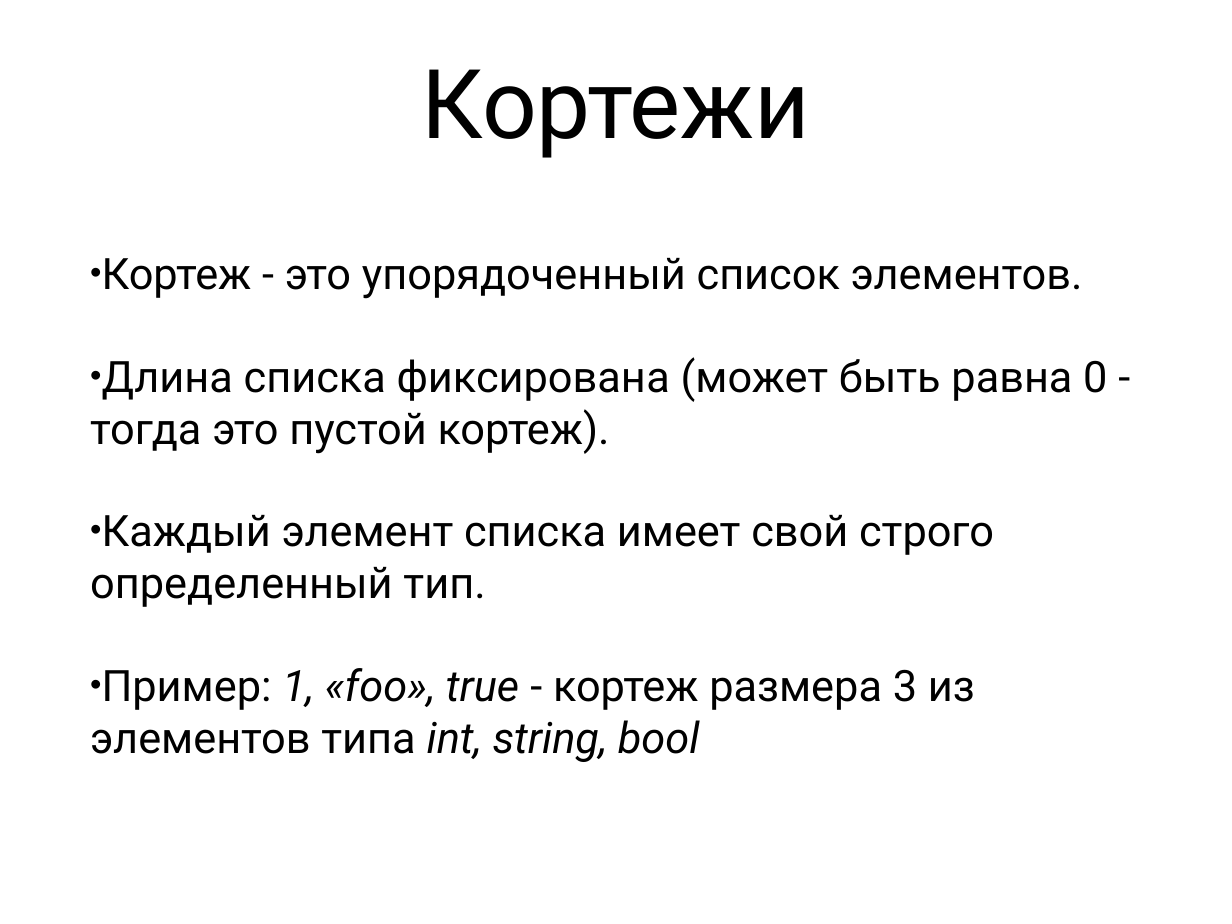
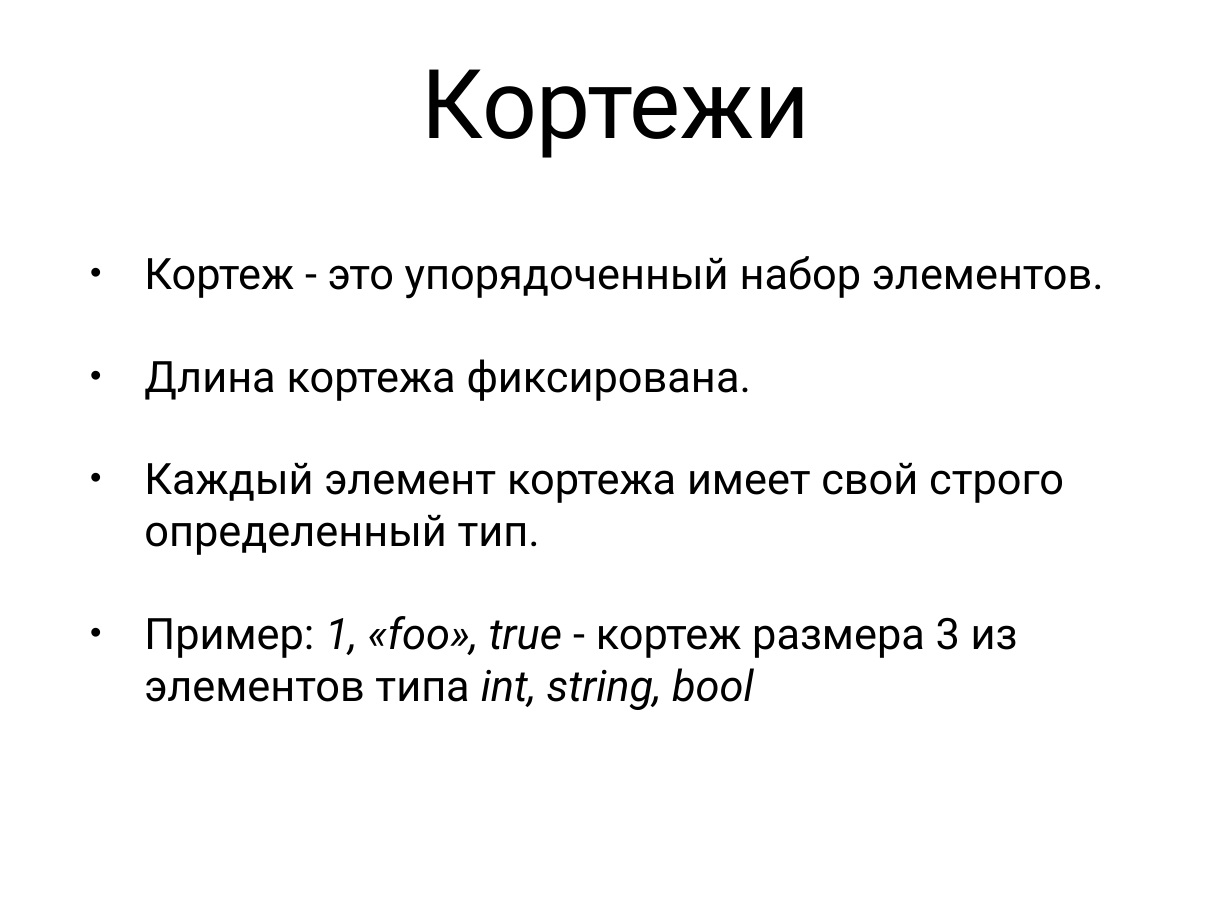
Before and after one commit to Zumisha/Parallel-Programming, a slide deck: slide 4 of Документация/fptl.ppt (slide 5 before the commit). Drawn at 1232x924 pixels with LibreOffice and Linux fonts; fonts in the diff are those of the drawing. Boxes give left, top, right and bottom in pixels: in the first picture for what was removed or moved away, otherwise in the second. Text is boxed around its words. In the diff, an @@ line names an element or a change of style, - is before the commit and + after.

```diff
--- a/Документация/fptl.ppt
+++ b/Документация/fptl.ppt
@@ text at bbox=[144, 256, 1104, 555]: text changed @@
-• Кортеж - это упорядоченный список элементов.
-• Длина списка фиксирована (может быть равна 0 - тогда это пустой кортеж).
-• Каждый элемент списка имеет свой строго определенный тип.
+• Кортеж - это упорядоченный набор элементов.
+• Длина кортежа фиксирована.
+• Каждый элемент кортежа имеет свой строго определенный тип.
@@ text at bbox=[144, 616, 1018, 710]: indent changed @@
```
Also in this commit, not shown: 26 other slides changed, 1 slide removed, 1 other file.
